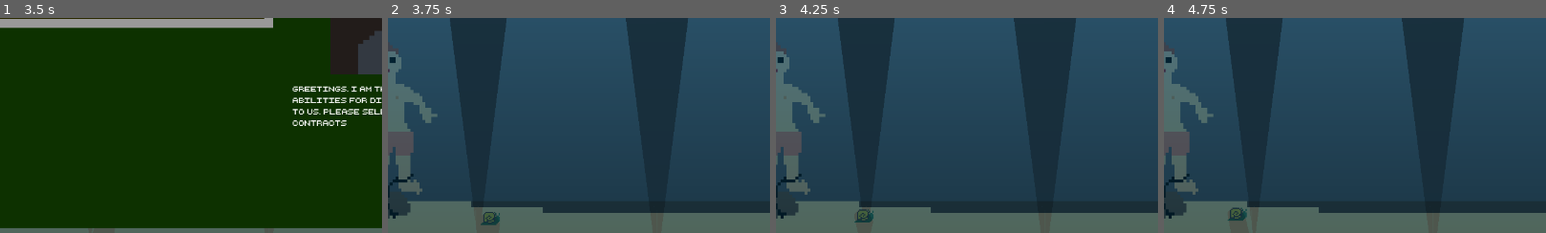
Above: before the commit, frames 1-4 (left to right).
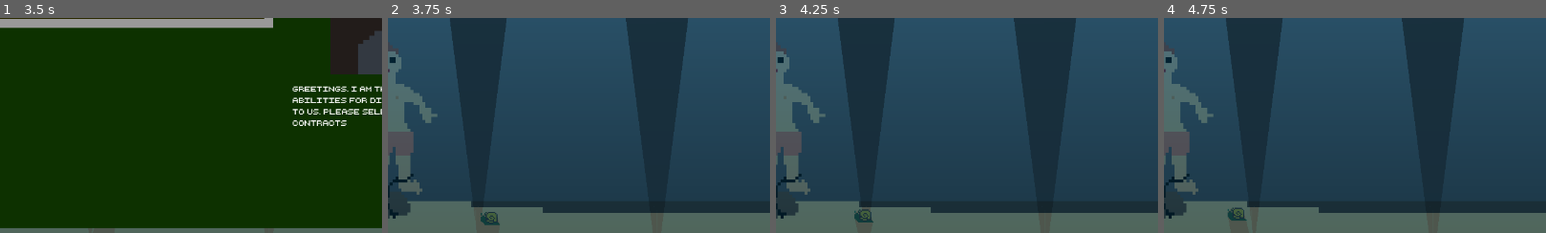
Above: after the commit, the same moments.

Repository: adrientremblay/ld56
Game: Godot game, scene res://scenes/game_screen.tscn
Same seed, same stepped clock (60 frames per second), same inputs: the game is played once before the commit and once after it.
Inputs:
- Up to frame 1 (3.5 s): click "Buy Creatures" at 0.5 s; click "buy snail" at 1.25 s; click "Buy Creatures" at 2 s; click "Buy Creatures" at 2.75 s
- Up to frame 2 (3.75 s): click "Accept" at 3.5 s
- Up to frame 3 (4.25 s): no input
- Up to frame 4 (4.75 s): no input
The pictures show only the part of the screen within x 15-65%, y 39-89%; the shares and areas given below are measured in that part.

Frame 1 is identical in both runs. In frame 2, 0.1% of the frame differs, in the area x 24-30%, y 90-97%; in frame 3, 0.1%; in frame 4, 0.1%.

Commit message:
Fixed bug with snail direction when searching for corpse

Diff:
--- a/scripts/land_creature.gd
+++ b/scripts/land_creature.gd
@@ -32,6 +32,12 @@
 
 func set_movement_target(movement_target: Vector2):
 	navigation_agent.target_position = movement_target
+	#going to do the changing of the sprite rotation and flipping here bcuz the floor is flat
+	var dir = movement_target - self.position
+	if (dir.x > 0):
+		sprite.flip_h = true
+	else:
+		sprite.flip_h = false
 
 func _physics_process(delta):
 	if navigation_agent.is_navigation_finished():
@@ -53,13 +59,6 @@
 	var r = randf()
 	var target_pos = (TARGET_POSITION_VECTOR * r) + IDLE_LAND_LEFT_VECTOR
 
-	#going to do the changing of the sprite rotation and flipping here bcuz the floor is flat
-	var dir = target_pos - self.position
-	if (dir.x > 0):
-		sprite.flip_h = true
-	else:
-		sprite.flip_h = false
-
 	set_movement_target(target_pos)
 
 func set_target(corpse):
